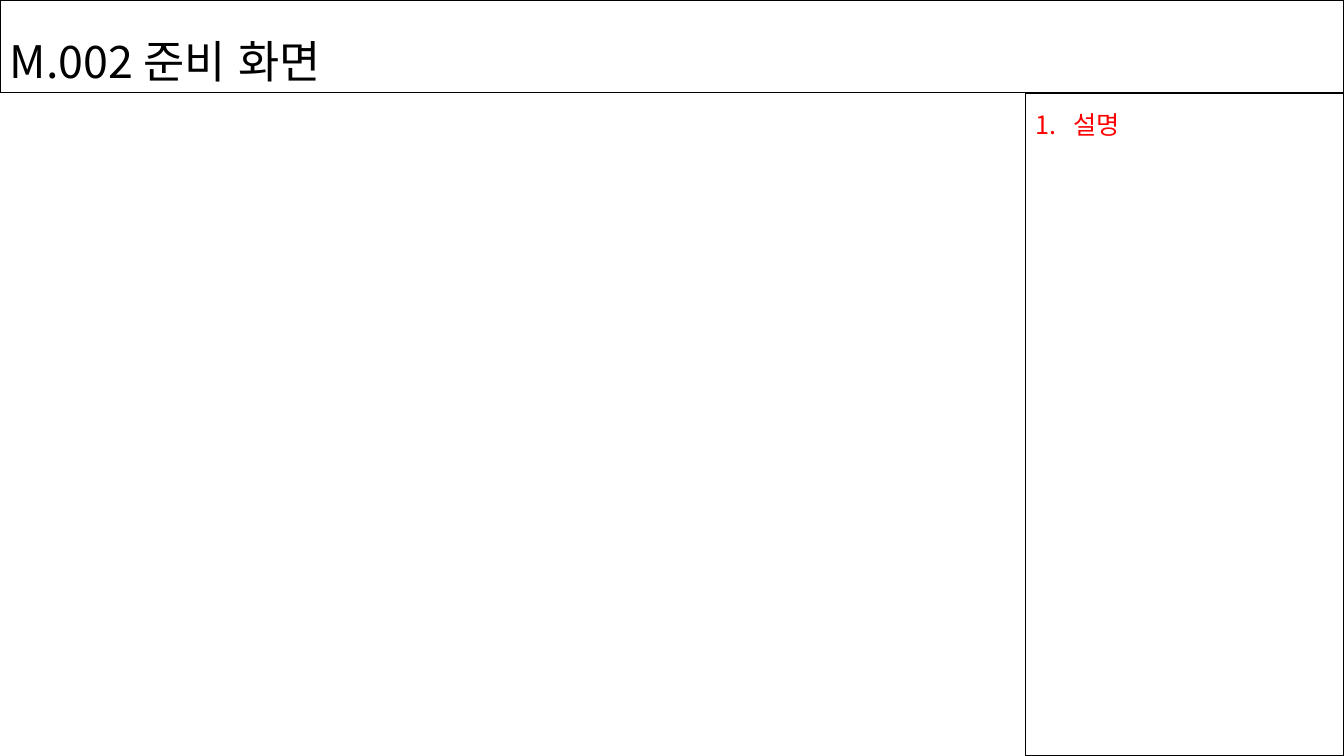
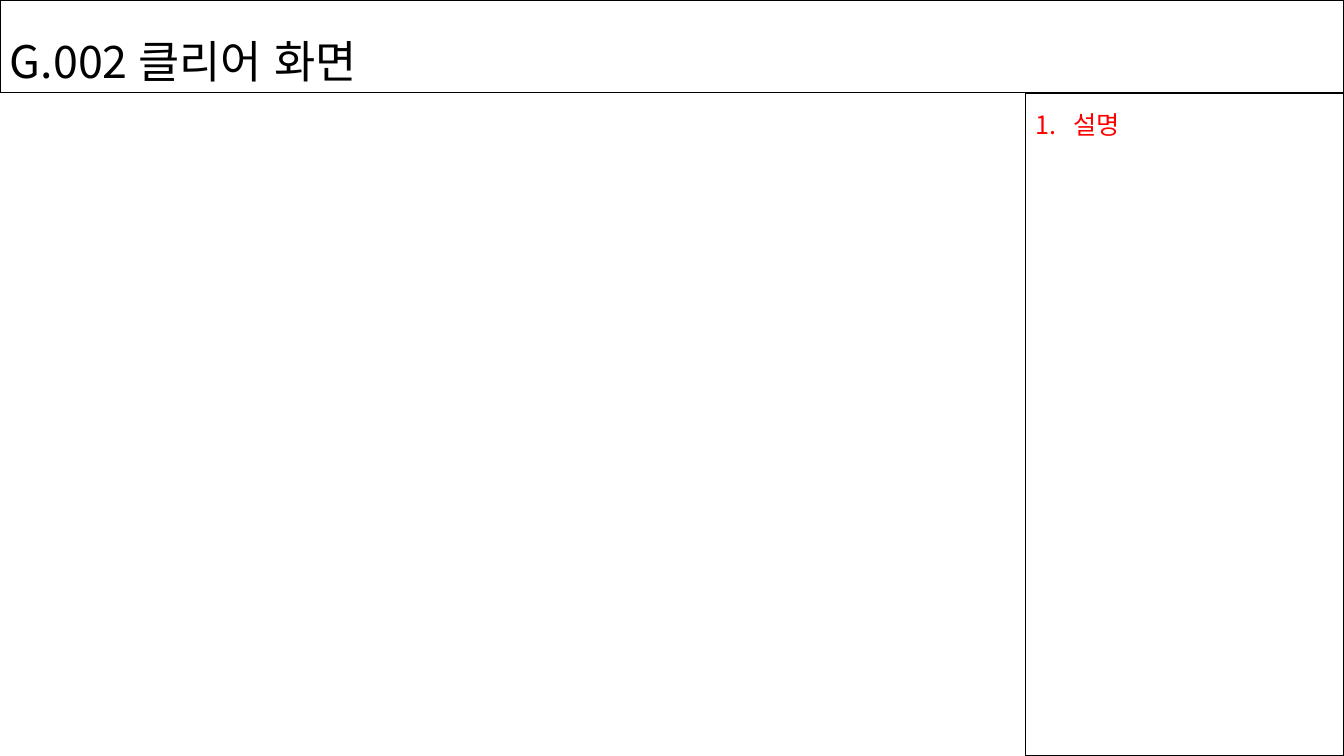
Before and after one commit to minwns11/WarDron, a slide deck: slide 3 of doc/게임화면(문혜원)/화면설계서_게임화면(문혜원).pptx. Drawn at 1344x756 pixels with LibreOffice and Linux fonts; fonts in the diff are those of the drawing. Boxes give left, top, right and bottom in pixels: in the first picture for what was removed or moved away, otherwise in the second. Text is boxed around its words. In the diff, an @@ line names an element or a change of style, - is before the commit and + after.

```diff
--- a/doc/게임화면(문혜원)/화면설계서_게임화면(문혜원).pptx
+++ b/doc/게임화면(문혜원)/화면설계서_게임화면(문혜원).pptx
@@ text in rectangle at box(10, 41, 356, 82): text changed @@
-M.002 준비 화면
+G.002 클리어 화면
```
Also in this commit, not shown: 2 other slides changed, 2 slides added, 1 slide removed, 6 other files.
